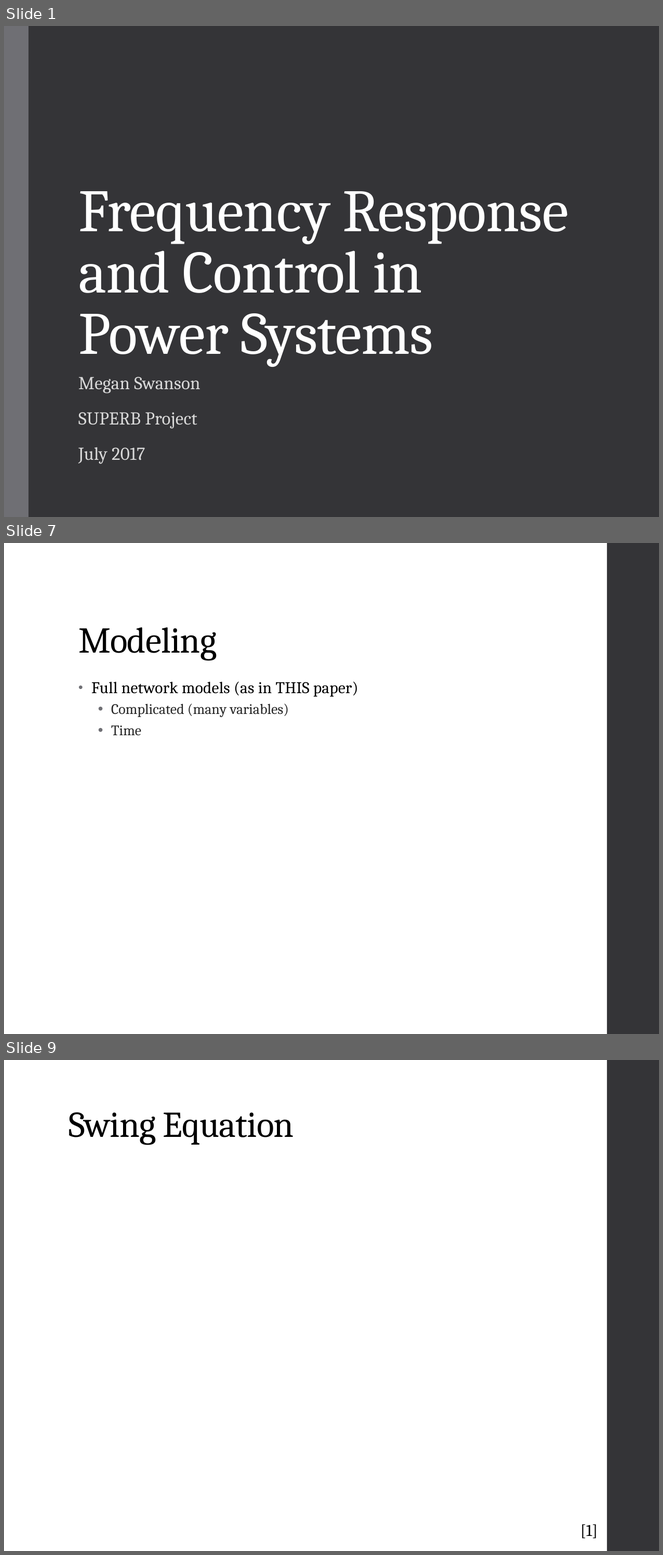
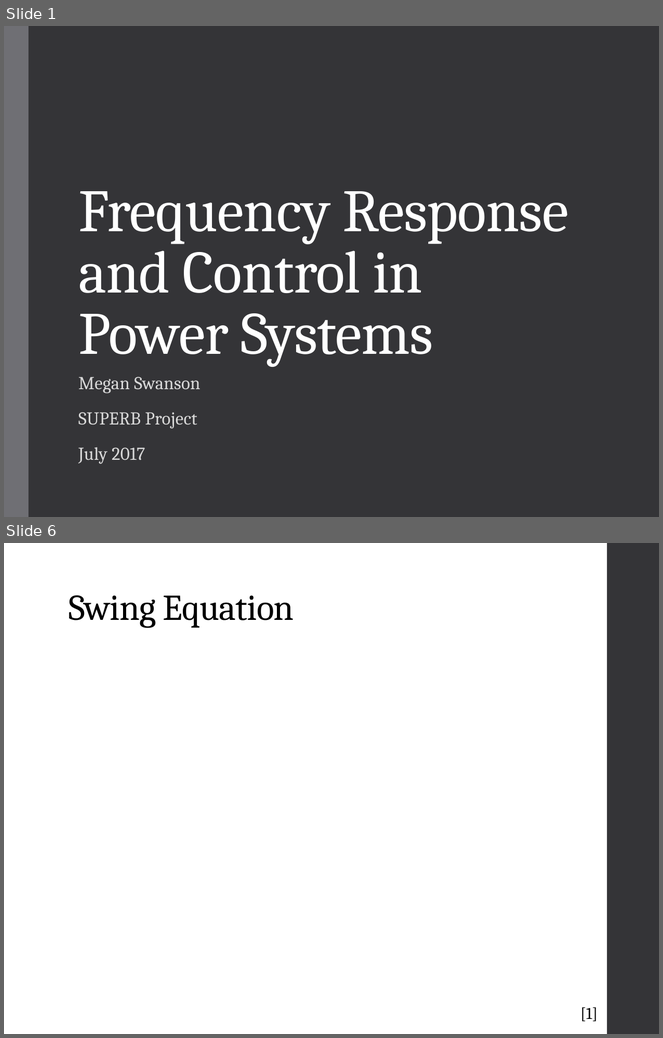
Before and after one commit to mswan96/SUPERB, a slide deck: Literature Review.pptx. Shown one above the other, each under a label of ours: slides 1, 7 and 9 before the commit, slides 1 and 6 after it; the slides between them are not shown. The pictures are 663x1555 and 663x1038 pixels, drawn with LibreOffice and Linux fonts; fonts in the diff are those of the drawing; grey boxes stand for pictures. Boxes give left, top, right and bottom in pixels: in the first picture for what was removed or moved away, otherwise in the second. Text is boxed around its words. In the diff, an @@ line names an element or a change of style, - is before the commit and + after.

```diff
--- a/Literature Review.pptx
+++ b/Literature Review.pptx
@@ slide 7 removed at [4,543,659,1034], background #FFFFFF; not listed: 1 template element that a slide beside it also shows @@
@@ title removed at [78,627,217,661] @@
-Modeling
@@ text removed at [91,682,359,735] @@
-• Full network models (as in THIS paper)
-  • Complicated (many variables)
-  • Time
@@ what was slide 9 is now slide 6 @@
```
Also in this commit, not shown: 13 slides changed, 5 other slides removed, 1 other file.
